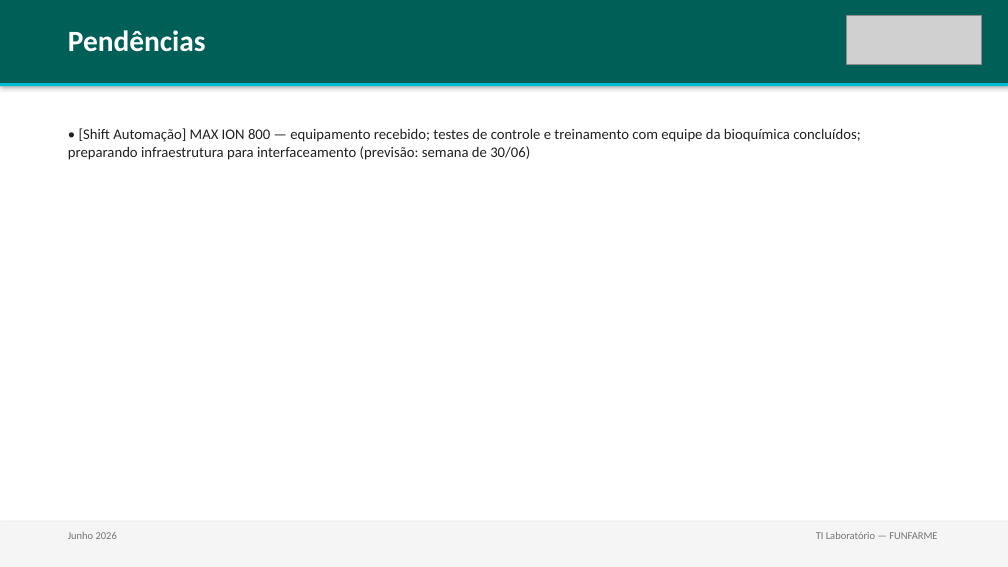
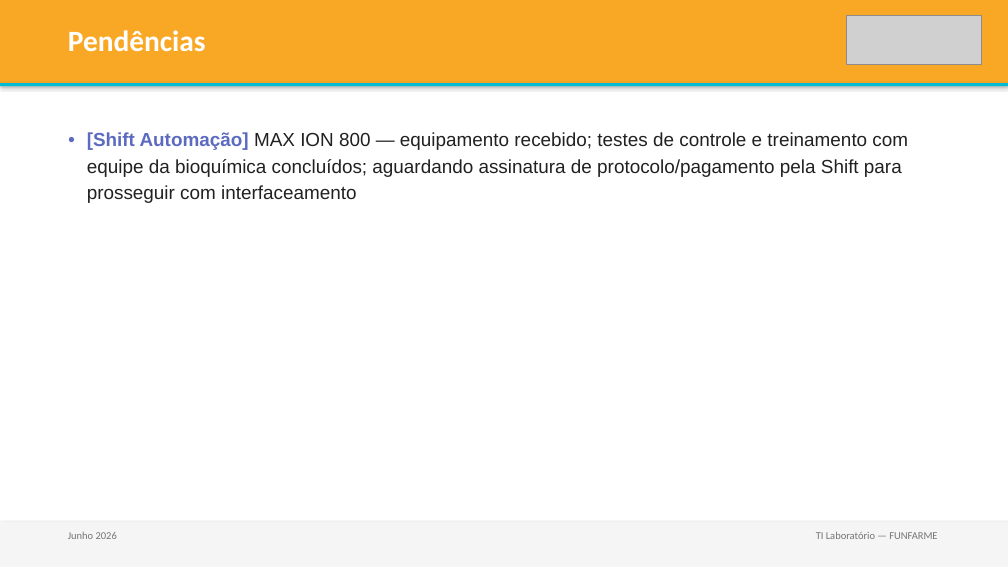
Before and after one commit to lab-central-hb/funfarme-kb, a slide deck: slide 9 of reports/2026-06_resumo-mensal.pptx. Drawn at 1008x567 pixels with LibreOffice and Linux fonts; fonts in the diff are those of the drawing; grey boxes stand for pictures. Boxes give left, top, right and bottom in pixels: in the first picture for what was removed or moved away, otherwise in the second. Text is boxed around its words. In the diff, an @@ line names an element or a change of style, - is before the commit and + after.

Commit message:
feat: melhora template do relatório mensal e documenta fluxo de máscaras
- gera-relatorio.py: gráficos nativos (barras/colunas) em vez de texto,
  cores por categoria, listas com marcadores reais, layout em 2 colunas
  para categorias com muitas tarefas, correção do bug que quebrava as
  logos ao clonar slides (relação de imagem não era recriada)
- remove slide de distribuição semanal do PPTX (não usado)
- portal: checklist do fluxo completo de criação de máscara e tabela
  de assinaturas de laboratórios de apoio (Hermes Pardini, DB, Fleury,
  Instituto Adolfo Lutz)
- regenera relatório de junho/2026 com o novo template

```diff
--- a/reports/2026-06_resumo-mensal.pptx
+++ b/reports/2026-06_resumo-mensal.pptx
@@ rectangle at bbox=[0, 0, 1008, 83]: fill #005F56 to #F9A825 @@
@@ text at bbox=[87, 132, 908, 203]: text changed; size 14 to 18 pt; font Calibri to Arial @@
-• [Shift Automação] MAX ION 800 — equipamento recebido; testes de controle e treinamento com equipe da bioquímica concluídos; preparando infraestrutura para interfaceamento (previsão: semana de 30/06)
+● [Shift Automação] MAX ION 800 — equipamento recebido; testes de controle e treinamento com equipe da bioquímica concluídos; aguardando assinatura de protocolo/pagamento pela Shift para prosseguir com interfaceamento
```
Also in this commit, not shown: 8 other slides changed, 1 slide added, 1 slide removed, 5 other files.
